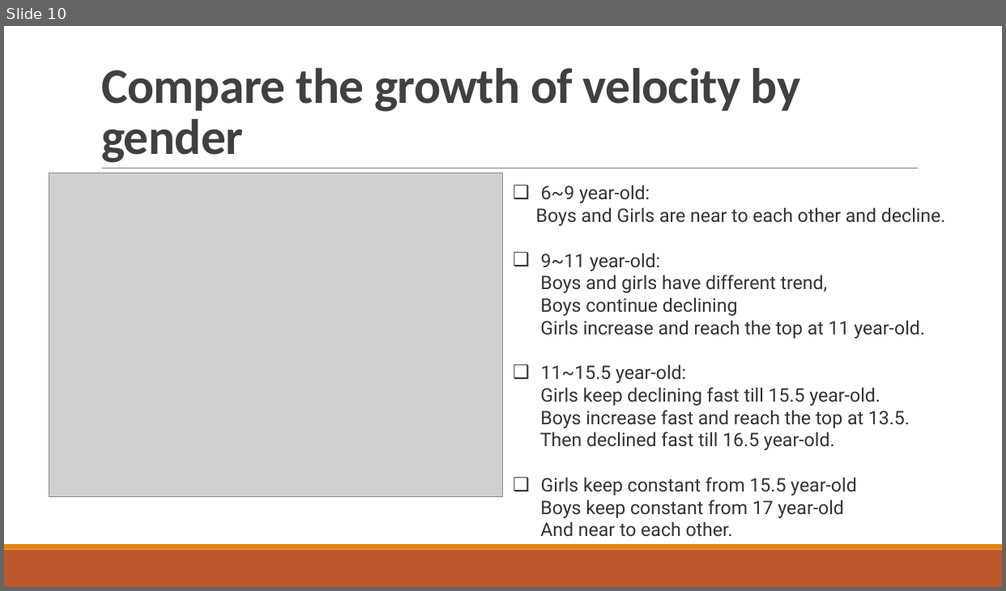
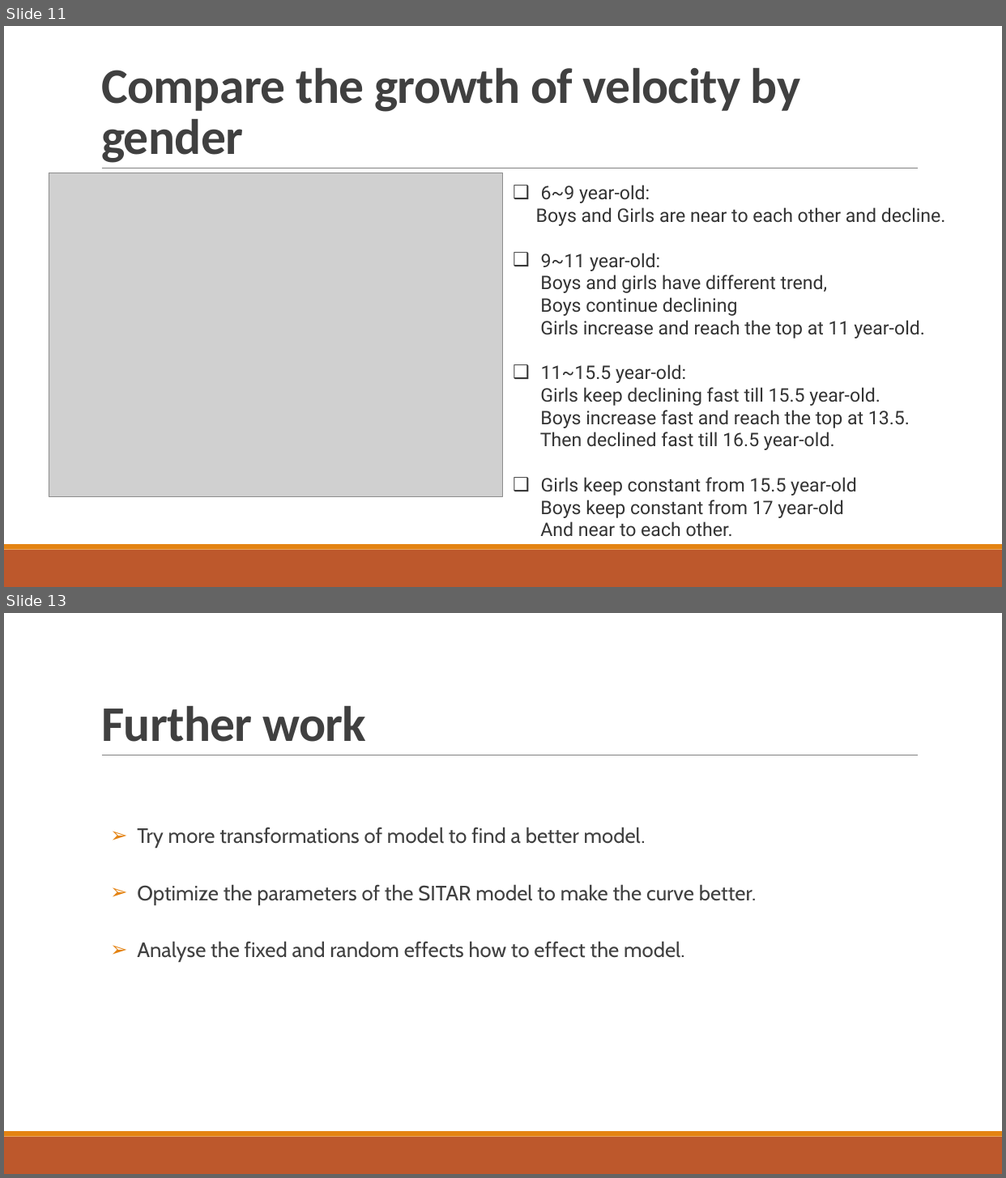
Before and after one commit to wangyang325/ST606, a slide deck: ST606_Presentation_YangWang.pptx. Shown one above the other, each under a label of ours: slide 10 before the commit, slides 11 and 13 after it; the slides between them are not shown. The pictures are 1006x591 and 1006x1178 pixels, drawn with LibreOffice and Linux fonts; fonts in the diff are those of the drawing; grey boxes stand for pictures. Boxes give left, top, right and bottom in pixels: in the first picture for what was removed or moved away, otherwise in the second. Text is boxed around its words. In the diff, an @@ line names an element or a change of style, - is before the commit and + after.

```diff
--- a/ST606_Presentation_YangWang.pptx
+++ b/ST606_Presentation_YangWang.pptx
@@ slide 13 added at bbox=[4, 613, 1002, 1174], background #FFFFFF; not listed: 3 template elements that a slide beside it also shows @@
@@ title added at bbox=[101, 706, 366, 742], 48 pt, text #404040, bold @@
+Further work
@@ text added at bbox=[137, 827, 756, 962], 20 pt, text #404040 @@
+  ➢ Try more transformations of model to find a better model.
+  ➢ Optimize the parameters of the SITAR model to make the curve better.
+  ➢ Analyse the fixed and random effects how to effect the model.
@@ what was slide 10 is now slide 11 @@
```
Also in this commit, not shown: 4 slides changed, 2 other slides added, 3 other files.
